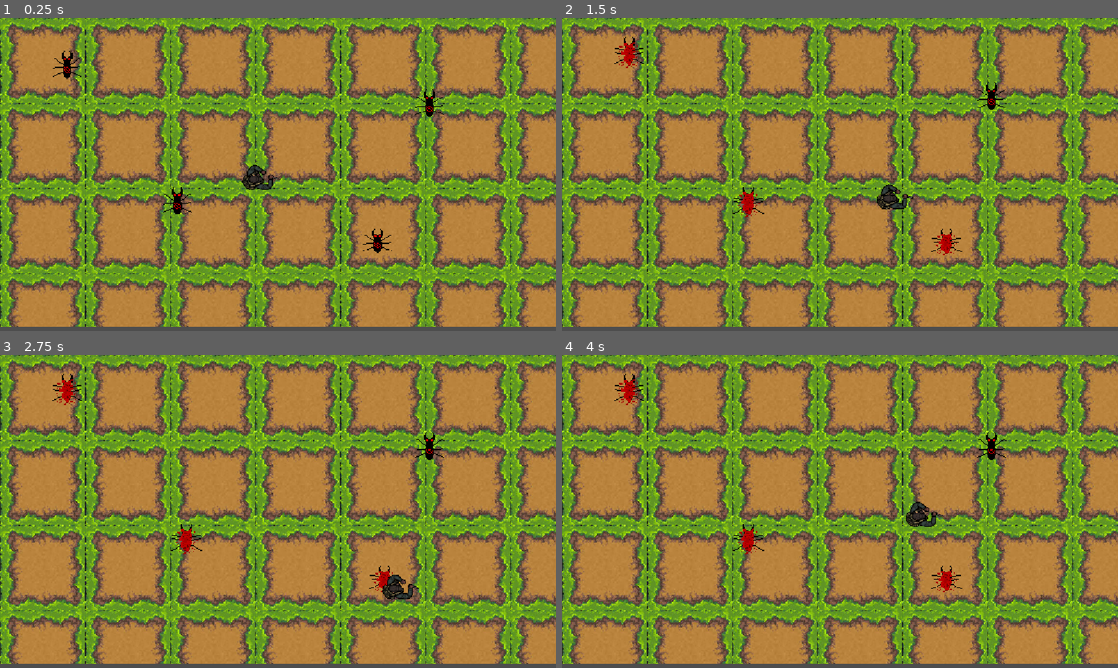
Above: before the commit, frames 1-4 (two rows, left to right).
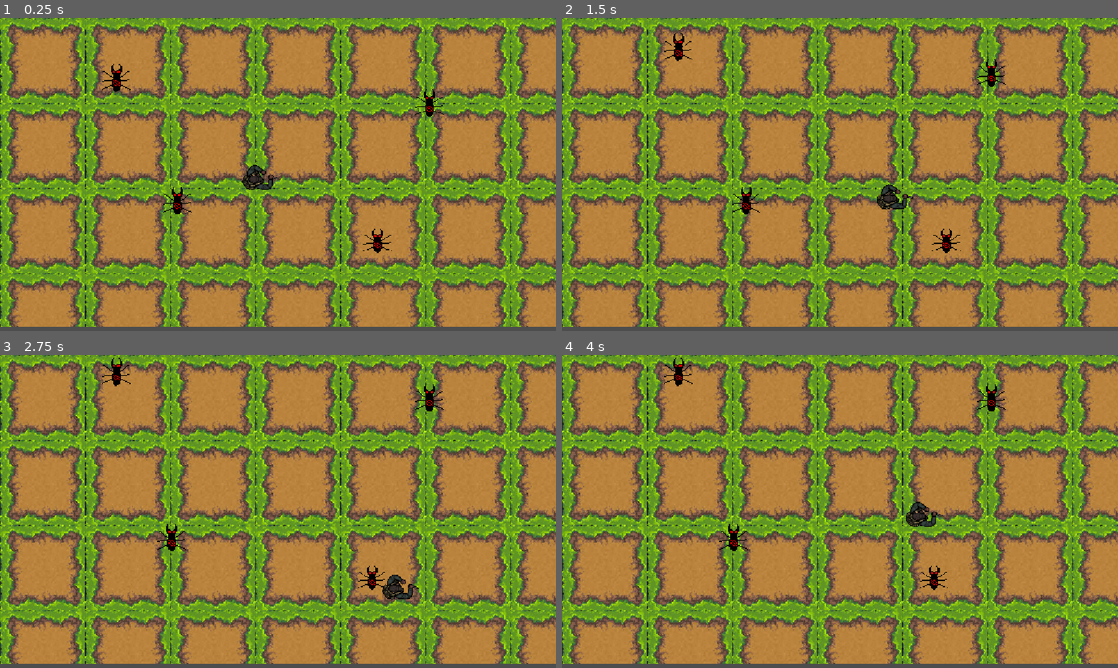
Above: after the commit, the same moments.

Repository: vladydad/Invasion_godot
Game: Godot game, scene res://NPC/NPC.tscn
The game is run twice, just before and just after one commit, with the same random seed, the same clock (stepped at 60 frames per second) and the same inputs.
Inputs (mouse positions are in pixels of both pictures, inside the frame that each line leads up to):
- Up to frame 1 (0.25 s): no input
- Up to frame 2 (1.5 s): tap Enter (ui_accept) at 0.5, 0.6, 0.77, 1.07 s; move the mouse to (962, 158) at 0.52 s; hold Right (ui_right) 0.53-1.28 s; move the mouse to (728, 190) at 1.27 s; hold Down (ui_down) from 1.28 s (still down); click (728, 190) at 1.35 s
- Up to frame 3 (2.75 s): tap Enter (ui_accept) at 1.52, 1.55, 1.82, 2.1 s; move the mouse to (333, 442) at 2.02 s; release Down (ui_down) at 2.03 s; hold Right (ui_right) from 2.03 s (still down)
- Up to frame 4 (4 s): move the mouse to (812, 574) at 2.77 s; release Right (ui_right) at 2.78 s; hold Up (ui_up) 2.78-3.53 s; click (812, 574) at 2.85 s; tap Enter (ui_accept) at 3.02, 3.05, 3.32, 3.6, 3.77 s; move the mouse to (1006, 558) at 3.52 s; hold Left (ui_left) from 3.53 s (still down)

The runs differ from the first frame. In frame 1, 0.3% of the frame differs, in the area x 9-24%, y 10-24%; in frame 2, 1.0%; in frame 3, 1.1%; in frame 4, 1.1%, in the area x 9-80%, y 0-76%.

Commit message:
aaa

Diff:
--- a/invasion/NPC/MAIN_NPC.gd
+++ b/invasion/NPC/MAIN_NPC.gd
@@ -6,7 +6,6 @@
 var stopped = false
 var dead = false
 var player_near = false
-var talking = false
 
 var min_x = -50
 var max_x = 50
@@ -14,9 +13,12 @@
 var max_y = 50
 
 @onready var anim = $AnimatedSprite2D
+@onready var area = $Area2D
+
 
 func _ready():
 	random_walk()
+
 
 func random_walk():
 	while true:
@@ -39,14 +41,10 @@
 		stopped = true
 		await get_tree().create_timer(2).timeout
 
+
 func _physics_process(delta):
 	if dead:
 		velocity = Vector2.ZERO
-		return
-
-	if talking:
-		velocity = Vector2.ZERO
-		anim.play("IDLE")
 		return
 
 	if stopped:
@@ -63,25 +61,33 @@
 	if position.x < min_x:
 		direction = Vector2.RIGHT
 	if position.y > max_y:
+		direction = Vector2.DOWN
+	if position.y < min_y:
 		direction = Vector2.UP
-	if position.y < min_y:
-		direction = Vector2.DOWN
+
 
 func _process(delta):
 	if dead:
 		return
 
-	if player_near and Input.is_action_just_pressed("interact"):
-		talking = true
+	if Input.is_action_just_pressed("interact"):
+		if player_near:
+			die()
+		else:
+			print(name, ": PLAYER НЕ РЯДОМ!")
+
 
 func _on_area_2d_body_entered(body):
 	if body.is_in_group("player"):
 		player_near = true
+		print(name, ": PLAYER РЯДОМ!")
+
 
 func _on_area_2d_body_exited(body):
 	if body.is_in_group("player"):
 		player_near = false
-		talking = false
+		print(name, ": PLAYER ВЫШЕЛ!")
+
 
 func die():
 	if dead:
@@ -89,4 +95,7 @@
 
 	dead = true
 	velocity = Vector2.ZERO
+
+	print(name, ": NPC УМИРАЕТ!")
+
 	anim.play("DEAD")
--- a/invasion/NPC/NPC.tscn
+++ b/invasion/NPC/NPC.tscn
@@ -6,7 +6,6 @@
 [ext_resource type="Texture2D" uid="uid://es731ct6y7v1" path="res://NPC/basic Alien spritesheet.png" id="2_qm8nd"]
 [ext_resource type="Texture2D" uid="uid://b4wb86fk5ps7w" path="res://images (1).jpg" id="3_eudjw"]
 [ext_resource type="Texture2D" uid="uid://c4kfi5igiq0wp" path="res://Basic alien death.png" id="6_wdwhe"]
-[ext_resource type="Script" uid="uid://j17huar228sn" path="res://NPC/area_npc.gd" id="7_cy3bc"]
 
 [sub_resource type="TileSetAtlasSource" id="TileSetAtlasSource_twre2"]
 texture = ExtResource("3_eudjw")
@@ -941,8 +940,20 @@
 }]
 
 [sub_resource type="CapsuleShape2D" id="CapsuleShape2D_p0soq"]
-radius = 39.0
-height = 80.0
+radius = 33.0
+height = 66.0
+
+[sub_resource type="CapsuleShape2D" id="CapsuleShape2D_cy3bc"]
+radius = 42.000008
+height = 84.000015
+
+[sub_resource type="CapsuleShape2D" id="CapsuleShape2D_wke4b"]
+radius = 37.0
+height = 86.0
+
+[sub_resource type="CapsuleShape2D" id="CapsuleShape2D_ha6mt"]
+radius = 43.0
+height = 86.0
 
 [node name="Node" type="Node" unique_id=1893796967]
 
@@ -960,7 +971,7 @@
 scale = Vector2(0.33737025, 0.3125)
 sprite_frames = SubResource("SpriteFrames_qm8nd")
 
-[node name="NPC1" type="CharacterBody2D" parent="." unique_id=324112734 groups=["npcs", "player"]]
+[node name="NPC1" type="CharacterBody2D" parent="." unique_id=324112734]
 script = ExtResource("1_qm8nd")
 
 [node name="AnimatedSprite2D" type="AnimatedSprite2D" parent="NPC1" unique_id=543553903]
@@ -970,18 +981,18 @@
 scale = Vector2(0.11367172, 0.08281251)
 sprite_frames = SubResource("SpriteFrames_ial2q")
 animation = &"IDLE"
+script = ExtResource("1_qm8nd")
 
 [node name="Timer" type="Timer" parent="NPC1" unique_id=676454954]
 
 [node name="Area2D" type="Area2D" parent="NPC1" unique_id=1296084405]
 scale = Vector2(1, 0.99999994)
-script = ExtResource("7_cy3bc")
 
 [node name="CollisionShape2D" type="CollisionShape2D" parent="NPC1/Area2D" unique_id=1909058975]
-position = Vector2(-226, -47)
+position = Vector2(770, 463.00003)
 shape = SubResource("CapsuleShape2D_p0soq")
 
-[node name="NPC2" type="CharacterBody2D" parent="." unique_id=555378700 groups=["npcs"]]
+[node name="NPC2" type="CharacterBody2D" parent="." unique_id=555378700]
 script = ExtResource("1_qm8nd")
 
 [node name="AnimatedSprite2D" type="AnimatedSprite2D" parent="NPC2" unique_id=1199714741]
@@ -997,13 +1008,17 @@
 [node name="Area2D" type="Area2D" parent="NPC2" unique_id=819101344]
 scale = Vector2(1, 0.99999994)
 
-[node name="NPC3" type="CharacterBody2D" parent="." unique_id=939415558 groups=["npcs"]]
+[node name="CollisionShape2D" type="CollisionShape2D" parent="NPC2/Area2D" unique_id=1005474041]
+position = Vector2(354, 379.00006)
+shape = SubResource("CapsuleShape2D_cy3bc")
+
+[node name="NPC3" type="CharacterBody2D" parent="." unique_id=939415558]
 script = ExtResource("1_qm8nd")
 
 [node name="AnimatedSprite2D" type="AnimatedSprite2D" parent="NPC3" unique_id=1161077879]
 z_index = 1
 z_as_relative = false
-position = Vector2(138.99998, 105.00001)
+position = Vector2(241.00002, 132.00002)
 scale = Vector2(0.11367172, 0.096354194)
 sprite_frames = SubResource("SpriteFrames_ial2q")
 animation = &"IDLE"
@@ -1013,7 +1028,11 @@
 [node name="Area2D" type="Area2D" parent="NPC3" unique_id=1446903347]
 scale = Vector2(1, 0.99999994)
 
-[node name="NPC4" type="CharacterBody2D" parent="." unique_id=2006976875 groups=["npcs"]]
+[node name="CollisionShape2D" type="CollisionShape2D" parent="NPC3/Area2D" unique_id=1758060847]
+position = Vector2(240, 138.00002)
+shape = SubResource("CapsuleShape2D_wke4b")
+
+[node name="NPC4" type="CharacterBody2D" parent="." unique_id=2006976875]
 script = ExtResource("1_qm8nd")
 
 [node name="AnimatedSprite2D" type="AnimatedSprite2D" parent="NPC4" unique_id=1396682905]
@@ -1029,4 +1048,8 @@
 [node name="Area2D" type="Area2D" parent="NPC4" unique_id=841887226]
 scale = Vector2(1, 0.99999994)
 
-[connection signal="body_entered" from="NPC1/Area2D" to="Player" method="_on_area_2d_body_entered"]
+[node name="CollisionShape2D" type="CollisionShape2D" parent="NPC4/Area2D" unique_id=1423465028]
+position = Vector2(891, 188.00002)
+shape = SubResource("CapsuleShape2D_ha6mt")
+
+[connection signal="body_entered" from="NPC1/Area2D" to="NPC1" method="_on_area_2d_body_entered"]
--- a/invasion/NPC/area_npc.gd
+++ b/invasion/NPC/area_npc.gd
@@ -6,3 +6,7 @@
 	print("PLAYER ENTERED: ", body.name)
 	if body.name == "Player":
 		player_near = true
+
+
+func _on_body_entered(body: Node2D) -> void:
+	pass # Replace with function body.
--- a/invasion/NPC/testetstes.gd
+++ b/invasion/NPC/testetstes.gd
@@ -1,40 +1,16 @@
-
 extends CharacterBody2D
 
 var speed = 200
 
-func _physics_process(delta):
+func _physics_process(delta: float) -> void:
 	var move_direction = Vector2.ZERO
-
 	if Input.is_action_pressed("ui_right"):
 		move_direction.x = 1
 	elif Input.is_action_pressed("ui_left"):
 		move_direction.x = -1
-
 	if Input.is_action_pressed("ui_down"):
 		move_direction.y = 1
 	elif Input.is_action_pressed("ui_up"):
 		move_direction.y = -1
-
 	velocity = move_direction * speed
 	move_and_slide()
-
-func _process(delta):
-	if not Input.is_action_just_pressed("ui_accept"):
-		return
-
-	var nearest_npc = null
-	var nearest_distance = 70.0
-
-	for npc in get_tree().get_nodes_in_group("npcs"):
-		if npc.dead:
-			continue
-
-		var distance = global_position.distance_to(npc.global_position)
-
-		if distance < nearest_distance:
-			nearest_distance = distance
-			nearest_npc = npc
-
-	if nearest_npc != null:
-		nearest_npc.die()
--- a/invasion/project.godot
+++ b/invasion/project.godot
@@ -33,6 +33,11 @@
 "events": [Object(InputEventMouseButton,"resource_local_to_scene":false,"resource_name":"","device":-1,"window_id":0,"a …(261 unchanged characters)…
 ]
 }
+interact={
+"deadzone": 0.2,
+"events": [Object(InputEventKey,"resource_local_to_scene":false,"resource_name":"","device":-1,"window_id":0,"alt_pressed":false,"shift_pressed":false,"ctrl_pressed":false,"meta_pressed":false,"pressed":false,"keycode":0,"physical_keycode":4194309,"key_label":0,"unicode":0,"location":0,"echo":false,"script":null)
+]
+}
 
 [physics]
 
Binary file added: invasion/New Piskel (2).png
Not shown, added: invasion/New Piskel (2).png.import
